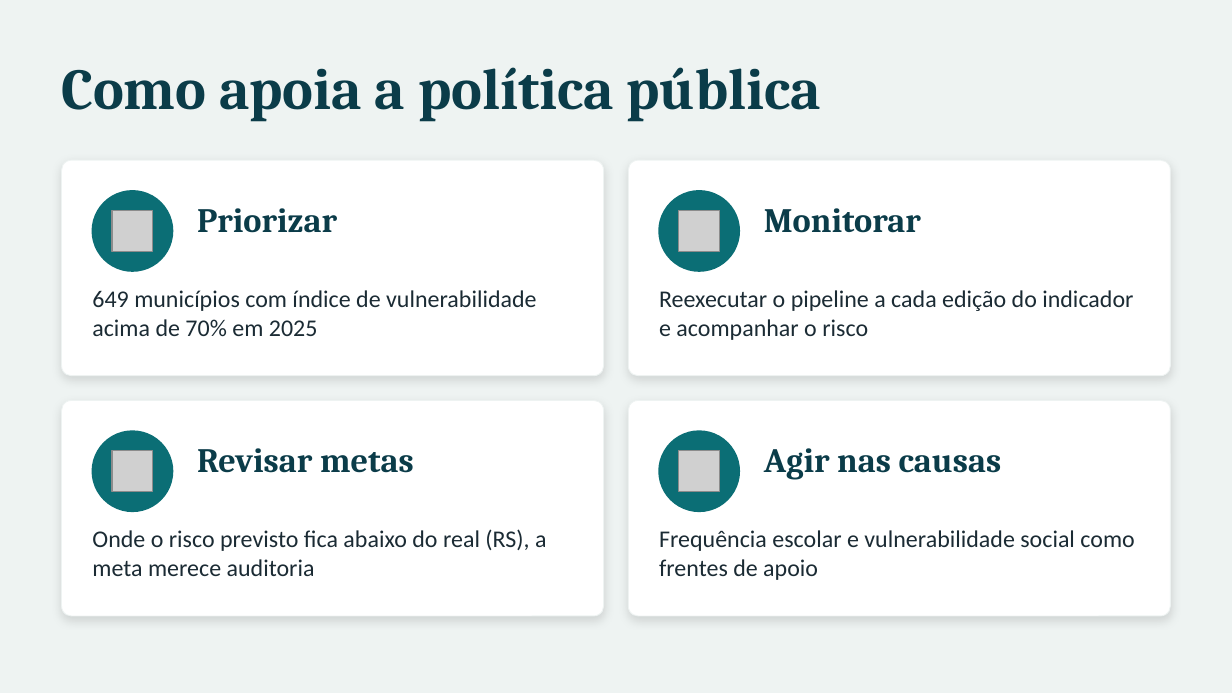
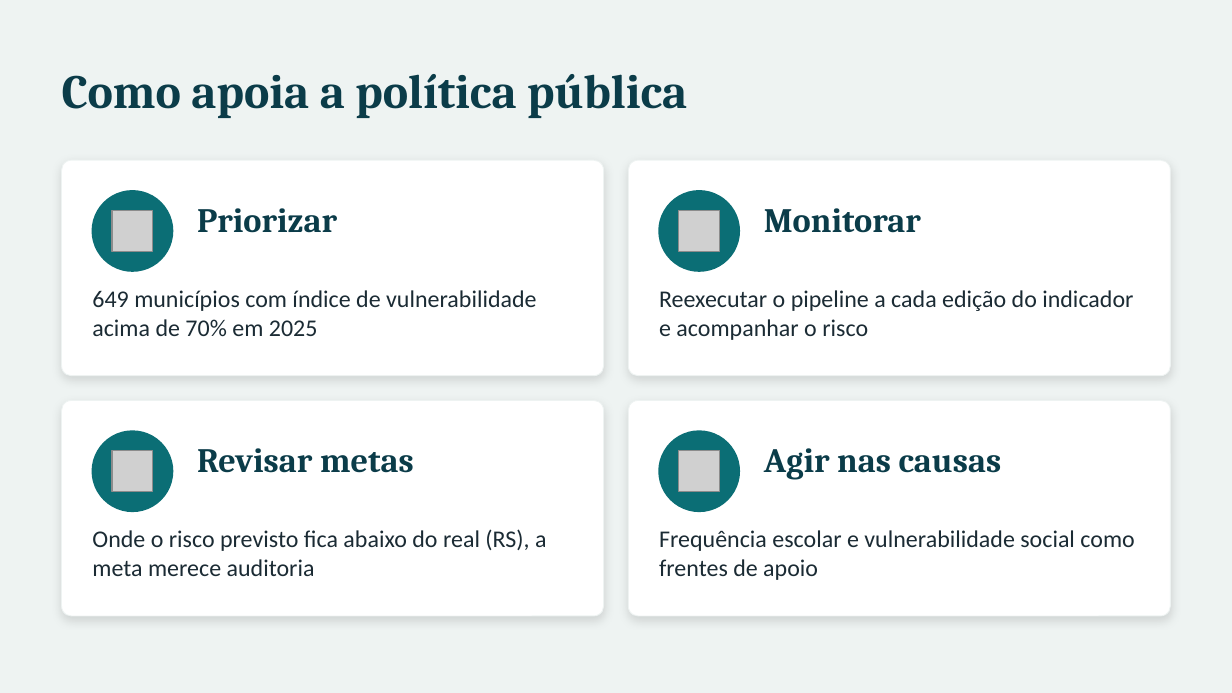
Before and after one commit to arthuralexandre10aa-sys/tech-challenge-fase3, a slide deck: slide 10 of docs/tech_challenge_fase3_video_executivo.pptx (slide 7 before the commit). Drawn at 1232x693 pixels with LibreOffice and Linux fonts; fonts in the diff are those of the drawing; grey boxes stand for pictures. Boxes give left, top, right and bottom in pixels: in the first picture for what was removed or moved away, otherwise in the second. Text is boxed around its words. In the diff, an @@ line names an element or a change of style, - is before the commit and + after.

```diff
--- a/docs/tech_challenge_fase3_video_executivo.pptx
+++ b/docs/tech_challenge_fase3_video_executivo.pptx
@@ title "Como apoia a política pública" at <box>62,74,687,118</box>: size 34 to 28 pt @@
```
Also in this commit, not shown: 5 other slides changed, 3 slides added, 1 other file.
